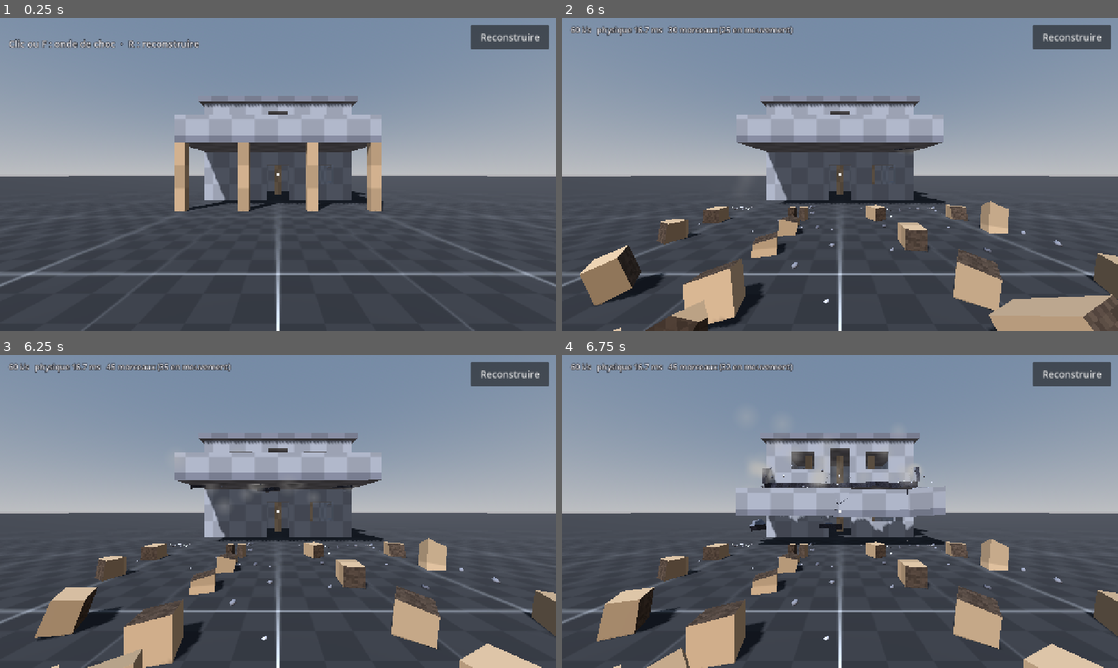
Above: before the commit, frames 1-4 (two rows, left to right).
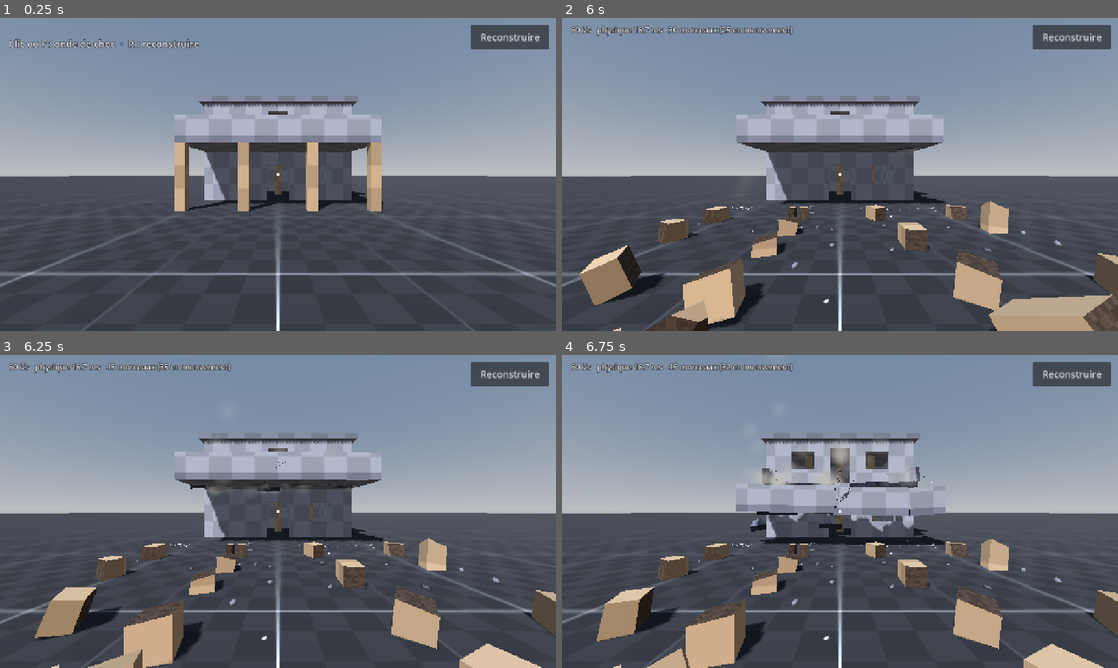
Above: after the commit, the same moments.

Repository: Ripo7/gravity
Game: Godot game, scene res://tests/test_runner.tscn
Two runs of this game, one before a commit and one after it. Both use one fixed random seed, a clock stepped at 60 frames per second and the inputs below. This scene is started directly instead of the project's main scene.
Inputs (mouse positions are in pixels of both pictures, inside the frame that each line leads up to):
- Up to frame 1 (0.25 s): no input
- Up to frame 2 (6 s): click "Reconstruire" at 0.5 s; move the mouse to (962, 158) at 1.27 s; press the mouse at (962, 158) at 1.28 s; hold D (move_right) 1.28-2.03 s; tap Space (jump) at 1.52, 2.27, 3.77, 4.52, 5.27 s; move the mouse to (812, 174) at 2.02 s; release the mouse at (812, 174) at 2.03 s; hold W (move_forward) from 2.03 s (still down); tap R (rebuild) at 2.1, 5.1 s; move the mouse to (851, 168) at 2.77 s; hold Shift (sprint) 2.78-3.53 s; move the mouse to (834, 180) at 3.52 s; tap F at 3.6 s; click (834, 180) at 3.67 s; tap Enter at 4.25 s; move the mouse to (878, 177) at 4.27 s; press the mouse at (878, 177) at 4.28 s; move the mouse to (795, 171) at 5.02 s; release the mouse at (795, 171) at 5.03 s; move the mouse to (845, 174) at 5.77 s; hold Shift (sprint) from 5.78 s (still down); click (845, 174) at 5.92 s
- Up to frame 3 (6.25 s): keep holding W (move_forward); keep holding Shift (sprint)
- Up to frame 4 (6.75 s): move the mouse to (817, 505) at 6.52 s; release W (move_forward) at 6.53 s; release Shift (sprint) at 6.53 s; hold D (move_right) from 6.53 s (still down); tap F at 6.6 s

Frames 1-2 are identical in both runs. In frame 3, 0.3% of the frame differs, in the area x 31-64%, y 26-60%; in frame 4, 1.6%, in the area x 31-69%, y 26-61%.

Commit message:
Destruction: big falls spread over a few steps, step percentiles, CI gates, README
- When a lot lets go at once it comes off about 40 shards per step, the
  lowest first, instead of making every body in the same step (9 ms of
  script in one step, measured, when the balcony went; now 1.6 ms at most).
  Over a whole run the slowest steps are the physics engine's, with 300 to
  400 pieces moving: unchanged, 99% under 5 to 7 ms on the test machine.
- Profiled runs end with a STEPS line: median, 99th percentile, slowest.
- CI: physics perf gate (showcase at phone settings) and a headless
  Chromium probe of the web export.
- README for the new game.

Co-Authored-By: Claude Fable 5.2 <noreply@anthropic.com>
Claude-Session: https://claude.ai/code/session_01SsjNMFzoTS5f8MNM9uW8YB

Diff:
--- a/scripts/core/director.gd
+++ b/scripts/core/director.gd
@@ -11,6 +11,9 @@
 ##   --mode=check      how loaded the building is as built
 ## --seed=N makes a run repeatable; --prof prints the cost of the physics
 ## once a second (PROF lines, read by tools/perf_gate.py).
+
+## ms: a physics step longer than this on a desktop is a hitch on a phone.
+const SLOW_STEP := 6.0
 
 var options := {}
 var world: Main
@@ -59,6 +62,7 @@
 
 
 func _profile() -> void:
+	world.clock.keep_history = true
 	while true:
 		await _wait(1.0)
 		var p := world.structure.pieces
@@ -192,6 +196,21 @@
 			]
 		)
 	)
+	if options.has("prof"):
+		# Every step of the run, sorted: the mean hides the hitches.
+		var steps := world.clock.history.duplicate()
+		steps.sort()
+		var n := steps.size()
+		var slow := 0
+		for ms in steps:
+			if ms > SLOW_STEP:
+				slow += 1
+		print(
+			(
+				"STEPS %d  median %.2f ms  99%% under %.2f ms  slowest %.2f ms  over %.0f ms: %d"
+				% [n, steps[n / 2], steps[n * 99 / 100], steps[n - 1], SLOW_STEP, slow]
+			)
+		)
 	get_tree().quit()
 
 
--- a/scripts/destruction/structure.gd
+++ b/scripts/destruction/structure.gd
@@ -34,6 +34,9 @@
 ## While whole, a box collides as a few plain blocks of at most this size
 ## (m); the first shard to leave a block turns it into its shards.
 const BLOCK := 2.5
+## When a lot lets go at once it comes off over a few steps, about this many
+## shards per step: making all the bodies in one step is a visible hitch.
+const FALL_PER_STEP := 40
 
 var count := 0
 ## Per shard: where it stands (its centre of mass), size, and its state.
@@ -87,6 +90,10 @@
 var _dirty := false
 var _warm := 0
 var _kicked := PackedInt32Array()
+var _falling: Array[PackedInt32Array] = []  # chunks nothing holds any more, the lowest last
+var _falling_push := PackedVector3Array()
+var _falling_low := PackedFloat32Array()
+var _leaving := PackedByteArray()  # 1 for a shard in _falling
 var _built := false
 # Only while building: every shard's corners and faces in the world.
 var _points: Array[PackedVector3Array] = []
@@ -192,6 +199,7 @@
 	_index_bonds()
 	held_count = count
 	_mark.resize(count)
+	_leaving.resize(count)
 	mesh.build(count, count + 1)
 	pieces.setup(count)
 	support.setup(self)
@@ -208,6 +216,10 @@
 			break
 		shape_of(_warm)
 		_warm += 1
+	if not _falling.is_empty():
+		# The look waits until all that it found unheld has come off.
+		_drop_some()
+		return
 	if not support.busy:
 		if not _dirty:
 			return
@@ -222,6 +234,7 @@
 			for i in _kicked:
 				_kick[i] = Vector3.ZERO
 			_kicked.clear()
+			_drop_some()
 		Support.WEIGHED:
 			for b in support.overloaded:
 				break_bond(b)
@@ -422,21 +435,56 @@
 			next[i] += 1
 
 
-## A set of shards that no longer holds comes off: in one piece if it is
-## small, cut in chunks if it is big. It leaves with the push its shards
-## got from the blast that freed it.
+## A set of shards that no longer holds is about to come off: in one piece
+## if it is small, cut in chunks if it is big. It will leave with the push
+## its shards got from the blast that freed it.
 func _let_go(group: PackedInt32Array) -> void:
 	for chunk in _chunks(group):
 		var push := Vector3.ZERO
 		var weight := 0.0
+		var low := INF
 		for i in chunk:
 			push += _kick[i] * mass[i]
 			weight += mass[i]
-		_release(chunk, push / weight * 0.5)
-
-
-func _chunks(group: PackedInt32Array) -> Array[PackedInt32Array]:
-	if group.size() <= MAX_CHUNK:
+			low = minf(low, _lo[i].y)
+			_leaving[i] = 1
+		# Kept sorted, the lowest last: what is underneath goes first.
+		var at := _falling.size()
+		while at > 0 and _falling_low[at - 1] < low:
+			at -= 1
+		_falling.insert(at, chunk)
+		_falling_low.insert(at, low)
+		_falling_push.insert(at, push / weight * 0.5)
+
+
+## Some of what waits in _falling comes off, the lowest first.
+func _drop_some() -> void:
+	var left := FALL_PER_STEP
+	while left > 0 and not _falling.is_empty():
+		var chunk: PackedInt32Array = _falling.pop_back()
+		var push := _falling_push[_falling_push.size() - 1]
+		_falling_push.remove_at(_falling_push.size() - 1)
+		_falling_low.remove_at(_falling_low.size() - 1)
+		# A blast may have torn some of it out while it waited.
+		var still := PackedInt32Array()
+		for i in chunk:
+			_leaving[i] = 0
+			if held[i] == 1:
+				still.append(i)
+		if still.is_empty():
+			continue
+		left -= still.size()
+		if still.size() == chunk.size():
+			_release(still, push)
+		else:
+			for part in _chunks(still, true):
+				_release(part, push)
+
+
+## `group` cut in connected chunks of MAX_CHUNK shards at most. A small
+## group is taken to be in one part unless `check`.
+func _chunks(group: PackedInt32Array, check := false) -> Array[PackedInt32Array]:
+	if group.size() <= MAX_CHUNK and not check:
 		return [group]
 	_stamp += 2
 	var todo := _stamp - 1
@@ -514,7 +562,8 @@
 	PhysicsServer3D.free_rid(_solid[block])
 	_solid[block] = RID()
 	for i in _block_shards[block]:
-		if held[i] == 1:
+		# (Not for a shard about to come off: it would be for a step or two.)
+		if held[i] == 1 and _leaving[i] == 0:
 			var body := _static_body(shape_of(i), Transform3D(Basis(), centroid[i]))
 			_own[i] = body
 			_rid_shard[body] = i
--- a/tests/test_runner.gd
+++ b/tests/test_runner.gd
@@ -1,6 +1,6 @@
 extends Node
 ## Runs every tests/test_*.gd headlessly and exits with the failure count.
-## godot --headless --path . res://tests/test_runner.tscn [-- --only=main]
+## godot --headless --path . res://tests/test_runner.tscn [-- --only=house]
 ## A test fails on a failed check, and also on any script or engine error
 ## logged while it runs (a runtime error stops a test short of its checks).
 
